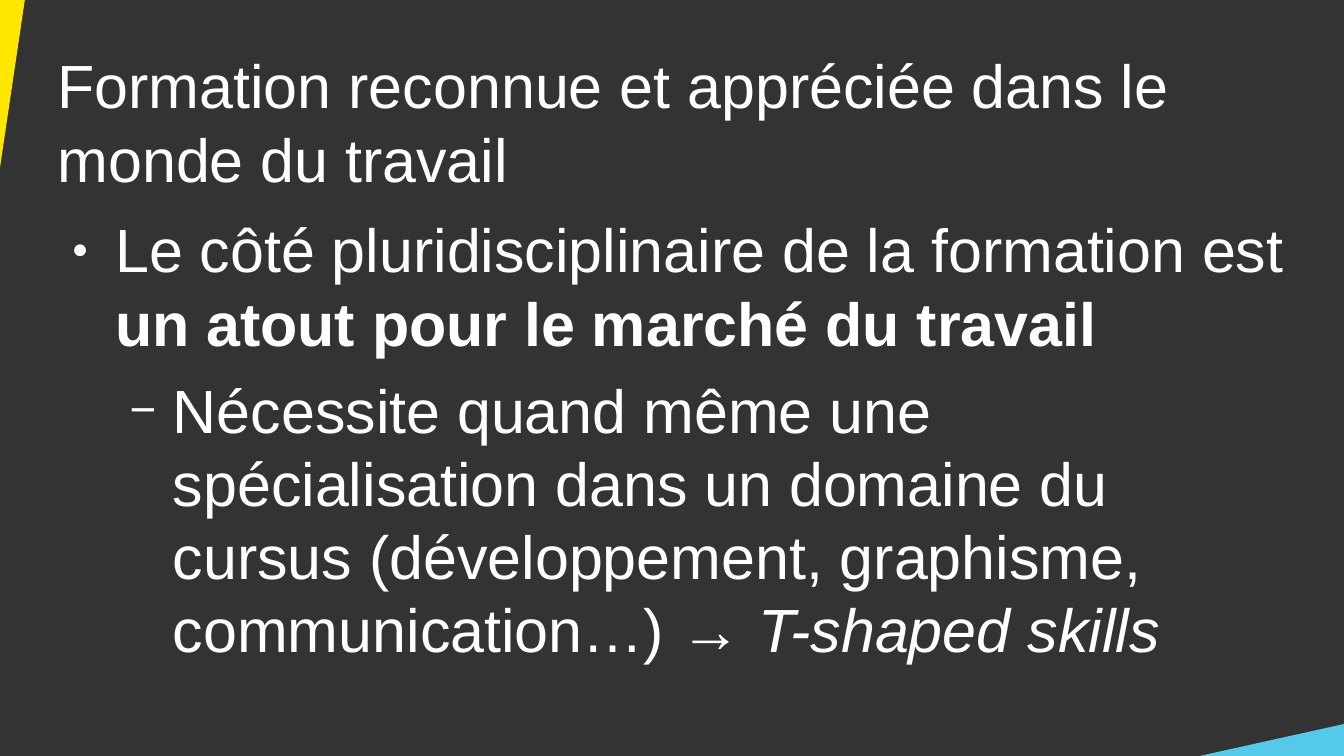
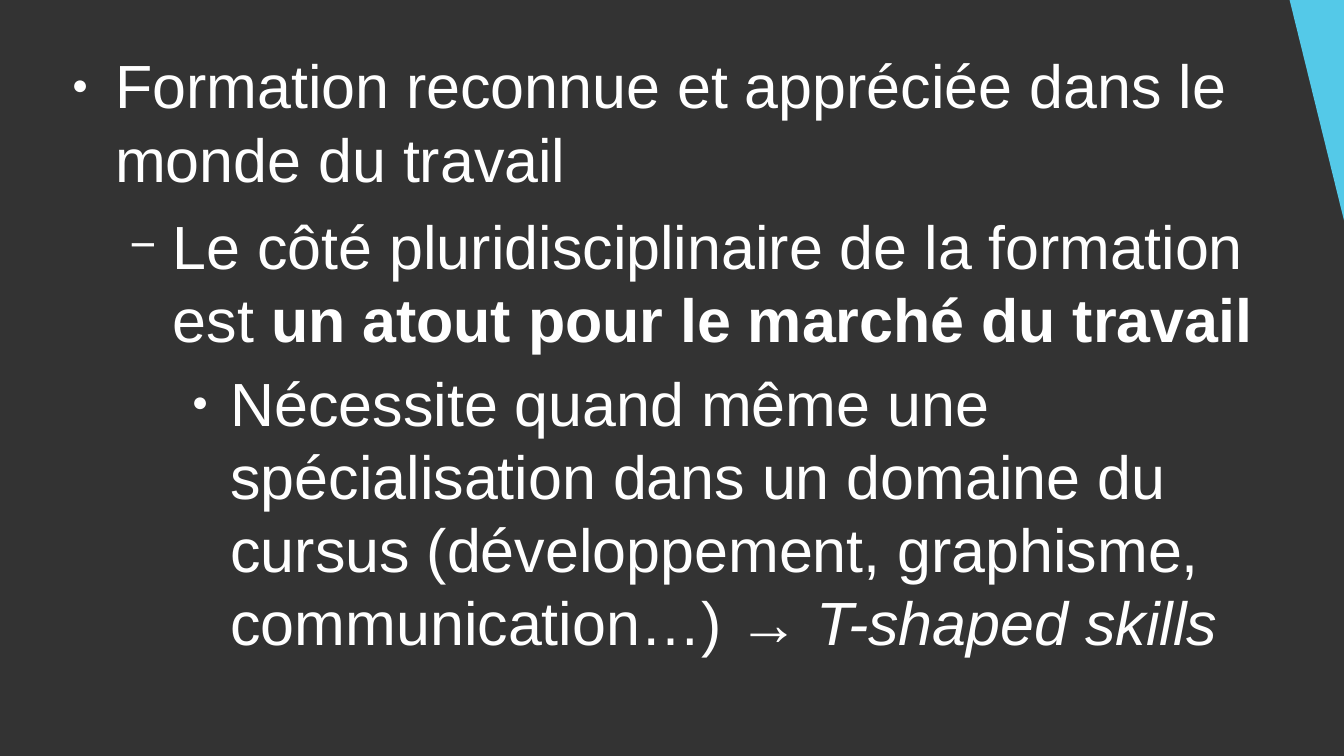
Before and after one commit to DanYellow/cours, a slide deck: slide 8 of presentation-formation-mmi/presentation.odp (slide 15 before the commit). Drawn at 1344x756 pixels with LibreOffice and Linux fonts; fonts in the diff are those of the drawing. Boxes give left, top, right and bottom in pixels: in the first picture for what was removed or moved away, otherwise in the second. Text is boxed around its words. In the diff, an @@ line names an element or a change of style, - is before the commit and + after.

Commit message:
Update presentation-formation-mmi

```diff
--- a/presentation-formation-mmi/presentation.odp
+++ b/presentation-formation-mmi/presentation.odp
@@ right triangle removed at (0,0,38,339) @@
@@ right triangle added at (1288,0,1344,260), fill #54C9E8 @@
@@ text "Formation reconnue et appréciée dans ..." at (115,63,1252,657): bullet none to ●; bullet ● to −; list level 1 to 2 in "Le côté pluridisciplinaire de la ..."; bullet − to ●; list level 2 to 3 in "Nécessite quand même une spécialisation ..." @@
@@ right triangle removed at (1172,720,1344,756) @@
```
Also in this commit, not shown: 8 other slides changed, 1 slide added, 4 other files.
